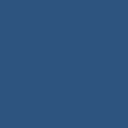
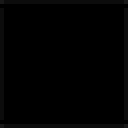
Layer changes from the first w=128, h=128 image to the second:
hid "图层 11" over (x1=0, y1=0, x2=128, y2=128)
showed "图层 9" over (x1=0, y1=0, x2=128, y2=128)
